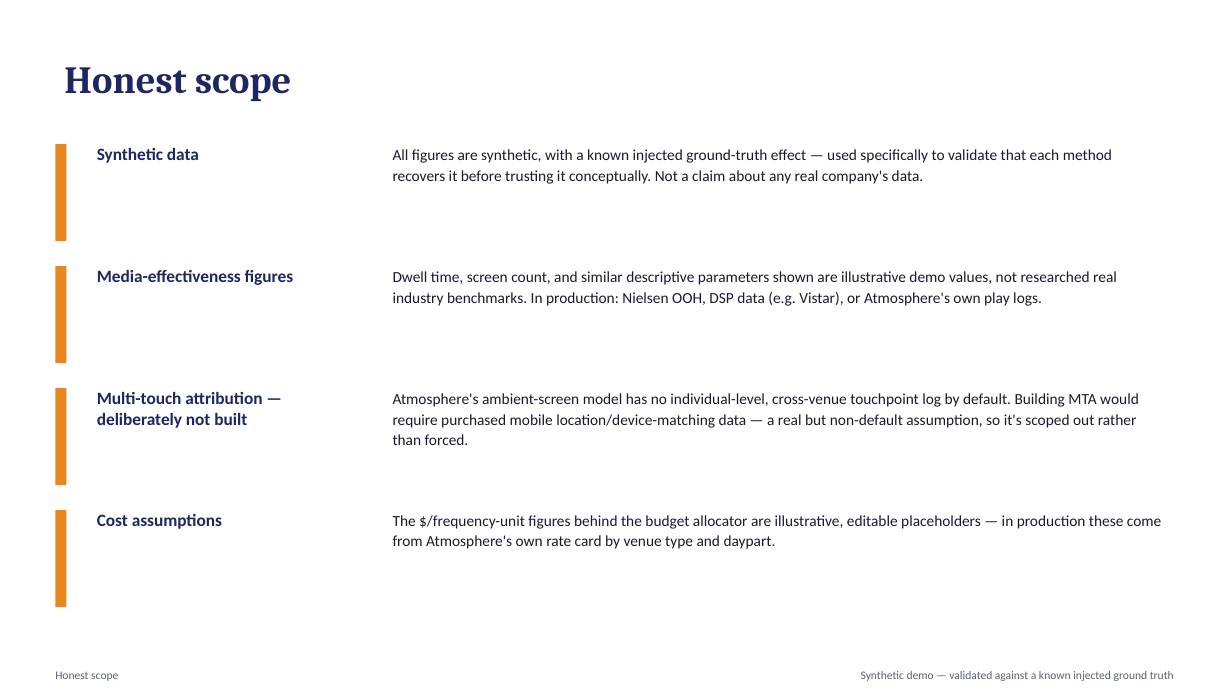
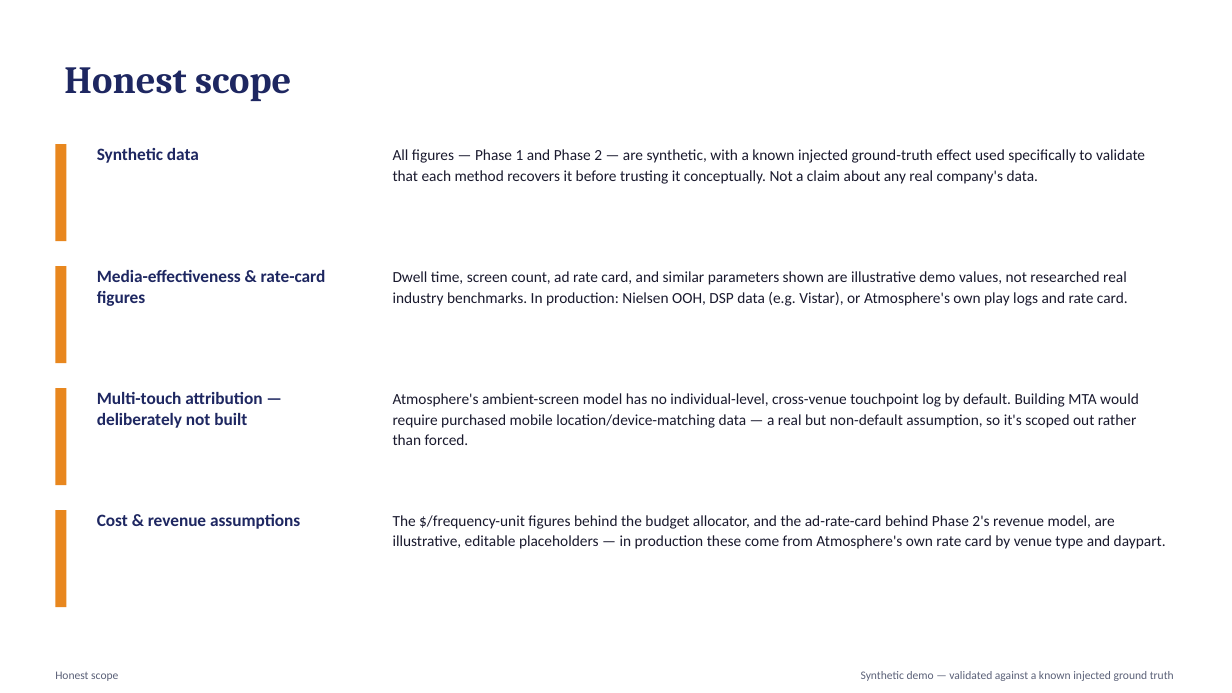
Before and after one commit to crystal1361/atmosphere-dooh-measurement, a slide deck: slide 11 of deck/AtmosphereTV_DOOH_Measurement.pptx (slide 10 before the commit). Drawn at 1232x693 pixels with LibreOffice and Linux fonts; fonts in the diff are those of the drawing. Boxes give left, top, right and bottom in pixels: in the first picture for what was removed or moved away, otherwise in the second. Text is boxed around its words. In the diff, an @@ line names an element or a change of style, - is before the commit and + after.

```diff
--- a/deck/AtmosphereTV_DOOH_Measurement.pptx
+++ b/deck/AtmosphereTV_DOOH_Measurement.pptx
@@ text at (x1=393, y1=149, x2=1145, y2=184): text changed @@
-All figures are synthetic, with a known injected ground-truth effect — used specifically to validate that each method recovers it before trusting it conceptually. Not a claim about any real company's data.
+All figures — Phase 1 and Phase 2 — are synthetic, with a known injected ground-truth effect used specifically to validate that each method recovers it before trusting it conceptually. Not a claim about any real company's data.
@@ text at (x1=97, y1=270, x2=326, y2=306): text changed @@
-Media-effectiveness figures
+Media-effectiveness & rate-card figures
@@ text at (x1=393, y1=271, x2=1128, y2=306): text changed @@
-Dwell time, screen count, and similar descriptive parameters shown are illustrative demo values, not researched real industry benchmarks. In production: Nielsen OOH, DSP data (e.g. Vistar), or Atmosphere's own play logs.
+Dwell time, screen count, ad rate card, and similar parameters shown are illustrative demo values, not researched real industry benchmarks. In production: Nielsen OOH, DSP data (e.g. Vistar), or Atmosphere's own play logs and rate card.
@@ text at (x1=97, y1=514, x2=300, y2=529): text changed @@
-Cost assumptions
+Cost & revenue assumptions
@@ text at (x1=393, y1=515, x2=1166, y2=549): text changed @@
-The $/frequency-unit figures behind the budget allocator are illustrative, editable placeholders — in production these come from Atmosphere's own rate card by venue type and daypart.
+The $/frequency-unit figures behind the budget allocator, and the ad-rate-card behind Phase 2's revenue model, are illustrative, editable placeholders — in production these come from Atmosphere's own rate card by venue type and daypart.
```
Also in this commit, not shown: 4 other slides changed, 1 slide added, 15 other files.
